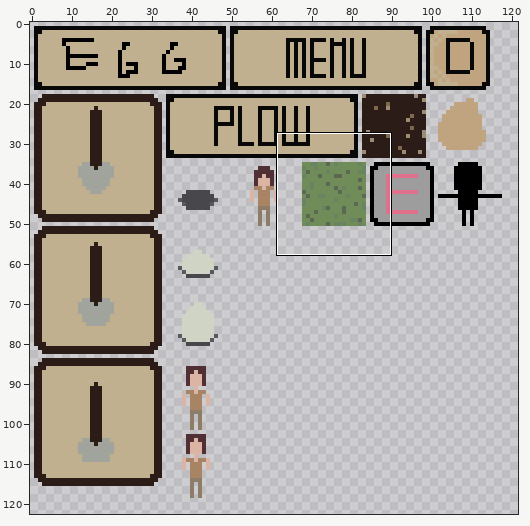
Sprite sheet: src/res/ld34.png. The picture above shows the old version from afar; the outline marks the close-up.
Close-up. The starting point:
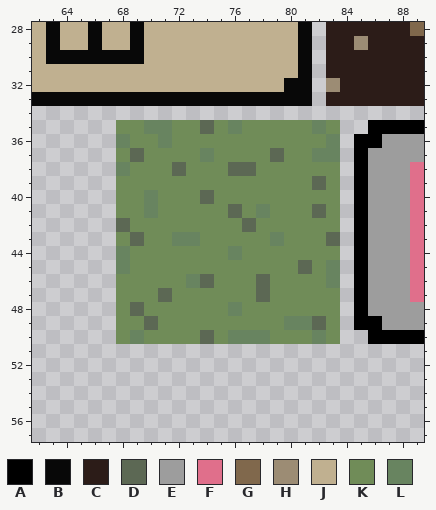
The file is 128x128 pixels. Shown: x 62..89, y 28..57. The wide view leaves out empty margins.
Palette (. is transparent): A #000000  B #080808  C #2c1c18  D #5c6854  E #9d9d9d  F #e06f8b  G #80684c  H #9c8c74  J #c0b090  K #708c58  L #688460
Pixels before, first column x 62:
28 JBJJBJJBJJJJJJJJJJJB.CCCCCCG
29 JBJJBJJBJJJJJJJJJJJB.CCHCCCC
30 JBBBBBBBJJJJJJJJJJJB.CCCCCCC
31 JJJJJJJJJJJJJJJJJJJB.CCCCCCC
32 JJJJJJJJJJJJJJJJJJBB.HCCCCCC
33 BBBBBBBBBBBBBBBBBBBB.CCCCCCC
34 ............................
35 ......KKLLKKDKLKKKKKLK..AAAA
36 ......LKKLKKKKKKKKKKKL.AAEEE
37 ......KDKKKKLKKKKDKKLL.AEEEE
38 ......LKKKDKKKDDKKKKKK.AEEEF
39 ......KKKKKKKKKKKKKKDK.AEEEF
40 ......KKLKKKDKKKKKKKKK.AEEEF
41 ......KKLKKKKKDKLKKKDK.AEEEF
42 ......DKKKKKKKKDKKKKKK.AEEEF
43 ......KDKKLLKKKKKLKKKD.AEEEF
44 ......LKKKKKKKLKKKKKKK.AEEEF
45 ......LKKKKKKKKKKKKDKL.AEEEF
46 ......KKKKKLDKKKDKKKKL.AEEEF
47 ......KKKDKKKKKKDKKKKK.AEEEF
48 ......KDKKKKKKLKKKKKKK.AEEEE
49 ......KKDKKKKKKKKKLLDK.AAEEE
50 ......KLKKKKDKLLLKKKLK..AAAA
After:
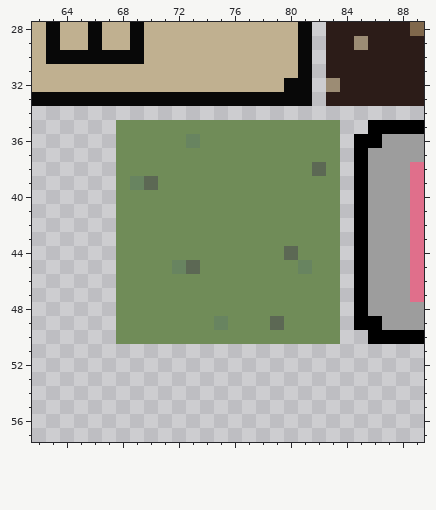
Diff:
Changed rows in their new state; - is an unchanged pixel.
first column x 68:
35 --KK--K-K-----K-
36 K--K-L---------K
37 -K----K----K--KK
38 K---K---KK----D-
39 -LD-----------K-
40 --K---K---------
41 --K-----K-K---K-
42 K--------K------
43 -K--KK-----K---K
44 K-------K---D---
45 K---LD-------L-K
46 -----KK---K----K
47 ---K------K-----
48 -K------K-------
49 --K----L---DKKK-
50 -K----K-KKK---K-
